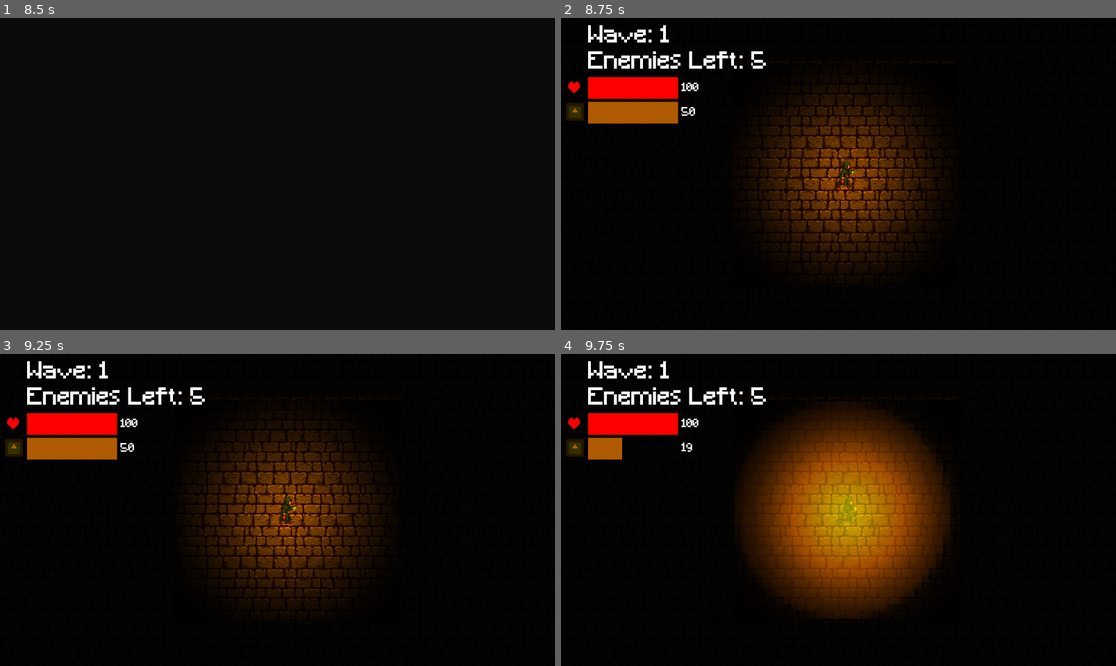
Above: before the commit, frames 1-4 (two rows, left to right).
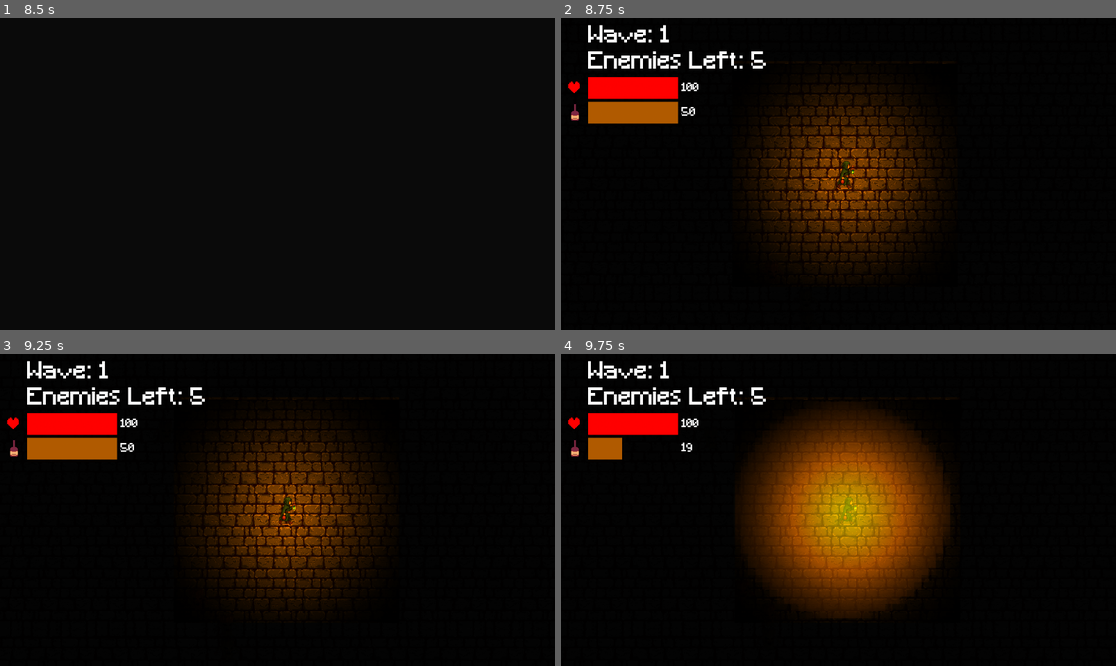
Above: after the commit, the same moments.

Repository: Frosmoth2324/Capstone-Game
Game: Godot game, scene res://Scenes/start.tscn
The game is run twice, just before and just after one commit, with the same random seed, the same clock (stepped at 60 frames per second) and the same inputs. The engine's default icon, where the game draws it, is replaced by a stand-in: a white triangle on a blue panel in a dark square. Sound files missing from this copy of the repository are replaced by a short silence.
Inputs (mouse positions are in pixels of both pictures, inside the frame that each line leads up to):
- Up to frame 1 (8.5 s): click "START" at 0.5 s; tap Enter at 1.25, 5.75, 8 s; move the mouse to (399, 158) at 1.27 s; hold D (Right) 1.28-2.78 s; click (399, 158) at 1.35 s; tap W (Up) at 1.52, 2.27, 3.77, 4.52, 5.27, 6.77, 7.52, 8.27 s; move the mouse to (166, 189) at 2.02 s; right-click (166, 189) at 2.1 s; move the mouse to (333, 105) at 2.77 s; hold Left (Left) 2.78-3.53 s; tap Space (Pulse) at 2.85, 5, 5.1, 7.25, 7.35 s; move the mouse to (249, 236) at 3.52 s; hold D (Right) 3.53-5.03 s; click (249, 236) at 3.6 s; move the mouse to (444, 220) at 4.27 s; hold Right mouse button (Cone Boost) 4.28-5.03 s; move the mouse to (111, 127) at 5.02 s; hold Left (Left) 5.03-5.78 s; move the mouse to (305, 174) at 5.77 s; hold D (Right) 5.78-6.53 s; click (305, 174) at 5.85 s; move the mouse to (194, 96) at 6.52 s; hold Left (Left) 6.53-8.03 s; right-click (194, 96) at 6.6 s; move the mouse to (399, 158) at 7.27 s; move the mouse to (166, 189) at 8.02 s; hold D (Right) from 8.03 s (still down); click (166, 189) at 8.1 s
- Up to frame 2 (8.75 s): keep holding D (Right)
- Up to frame 3 (9.25 s): keep holding D (Right); move the mouse to (333, 441) at 8.77 s; hold Right mouse button (Cone Boost) from 8.78 s (still down)
- Up to frame 4 (9.75 s): keep holding D (Right); move the mouse to (810, 572) at 9.52 s; release Right mouse button (Cone Boost) at 9.53 s; tap Space (Pulse) at 9.6 s

Frame 1 is identical in both runs. In frame 2, 0.2% of the frame differs, in the area x 0-5%, y 27-33%; in frame 3, 0.2%; in frame 4, 0.2%.

Commit message:
fixed ui issue

Diff:
--- a/Scenes/ui.tscn
+++ b/Scenes/ui.tscn
@@ -1,11 +1,11 @@
 [gd_scene load_steps=7 format=3 uid="uid://l3sbtgxku847"]
 
 [ext_resource type="Script" path="res://Scripts/ui.gd" id="1_v6tqu"]
-[ext_resource type="Texture2D" uid="uid://se8g2ptfsvym" path="res://icon.svg" id="2_32l27"]
 [ext_resource type="FontFile" uid="uid://chqhosqiiwk5" path="res://Assets/Fonts/Minecraft.ttf" id="2_ikr5m"]
 [ext_resource type="Texture2D" uid="uid://d02ocjbjgift3" path="res://Assets/Sprites/oil_progress.png" id="3_amtcq"]
 [ext_resource type="Texture2D" uid="uid://biaos0qt8fum7" path="res://Assets/Sprites/heart.png" id="4_puw16"]
 [ext_resource type="Texture2D" uid="uid://cahir0xigdglw" path="res://Assets/Sprites/health_progress.png" id="5_nj8n0"]
+[ext_resource type="Texture2D" uid="uid://c2a8fl4dk6yfh" path="res://Assets/Sprites/oil_bottle.png" id="5_tw3pd"]
 
 [node name="UI" type="CanvasLayer"]
 script = ExtResource("1_v6tqu")
@@ -62,10 +62,9 @@
 layout_mode = 2
 
 [node name="Sprite2D" type="Sprite2D" parent="UI/VBoxContainer/Oil"]
-modulate = Color(0.690196, 0.352941, 0, 1)
 position = Vector2(-18, 14)
-scale = Vector2(0.2, 0.2)
-texture = ExtResource("2_32l27")
+scale = Vector2(0.8, 0.8)
+texture = ExtResource("5_tw3pd")
 
 [node name="OilBar" type="TextureProgressBar" parent="UI/VBoxContainer/Oil"]
 layout_mode = 2
Not shown, changed: export_presets.cfg
